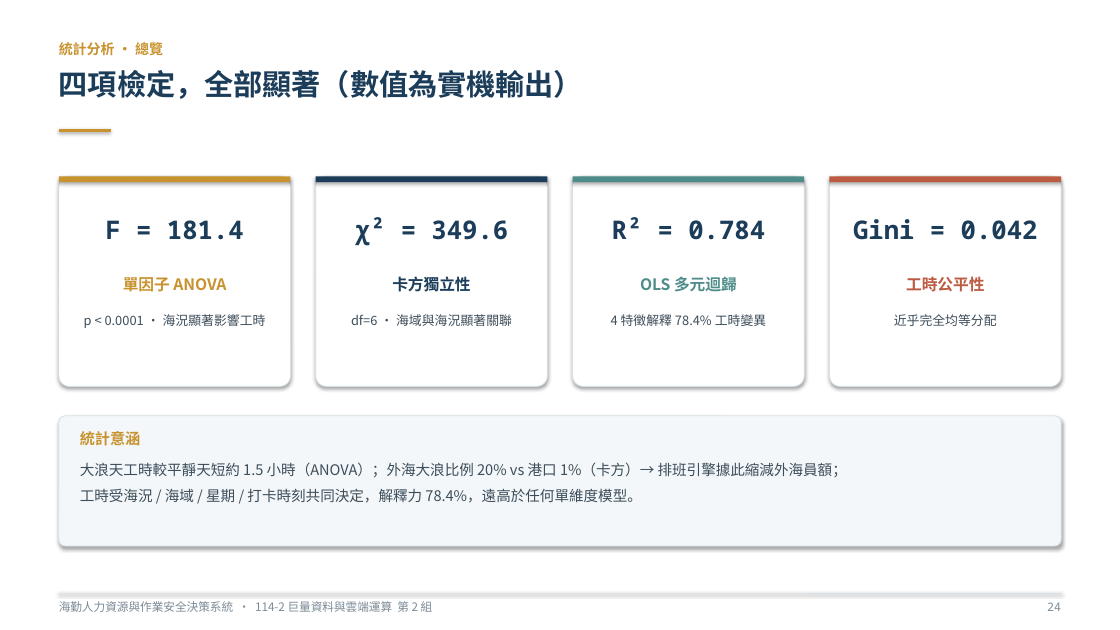
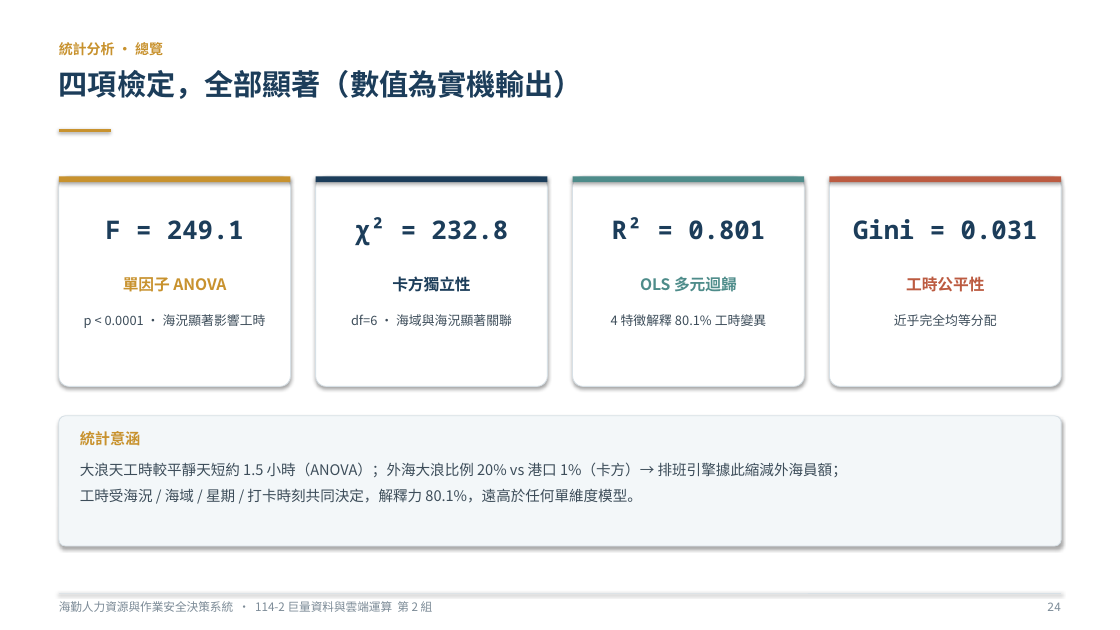
Before and after one commit to rocjveteran/114-2_BigDataCC-2nd, a slide deck: slide 31 of docs/slides/巨量資料與雲端運算技術_海勤人力資源與作業安全決策系統_黃宇平_傅瀚鋌_曾紹喆_劉家样_李翊丞_林秉賢.pptx. Drawn at 1120x630 pixels with LibreOffice and Linux fonts; fonts in the diff are those of the drawing. Boxes give left, top, right and bottom in pixels: in the first picture for what was removed or moved away, otherwise in the second. Text is boxed around its words. In the diff, an @@ line names an element or a change of style, - is before the commit and + after.

```diff
--- a/docs/slides/巨量資料與雲端運算技術_海勤人力資源與作業安全決策系統_黃宇平_傅瀚鋌_曾紹喆_劉家样_李翊丞_林秉賢.pptx
+++ b/docs/slides/巨量資料與雲端運算技術_海勤人力資源與作業安全決策系統_黃宇平_傅瀚鋌_曾紹喆_劉家样_李翊丞_林秉賢.pptx
@@ text at (x1=105, y1=220, x2=244, y2=240): text changed @@
-F = 181.4
+F = 249.1
@@ text at (x1=355, y1=217, x2=508, y2=246): text changed @@
-χ² = 349.6
+χ² = 232.8
@@ text at (x1=612, y1=217, x2=765, y2=240): text changed @@
-R² = 0.784
+R² = 0.801
@@ text at (x1=853, y1=219, x2=1038, y2=240): text changed @@
-Gini = 0.042
+Gini = 0.031
@@ text at (x1=611, y1=314, x2=766, y2=326): text changed @@
-4 特徵解釋 78.4% 工時變異
+4 特徵解釋 80.1% 工時變異
@@ text at (x1=80, y1=488, x2=641, y2=503): text changed @@
-工時受海況 / 海域 / 星期 / 打卡時刻共同決定，解釋力 78.4%，遠高於任何單維度模型。
+工時受海況 / 海域 / 星期 / 打卡時刻共同決定，解釋力 80.1%，遠高於任何單維度模型。
```
Also in this commit, not shown: 18 other slides changed, 1 slide added, 37 other files.
